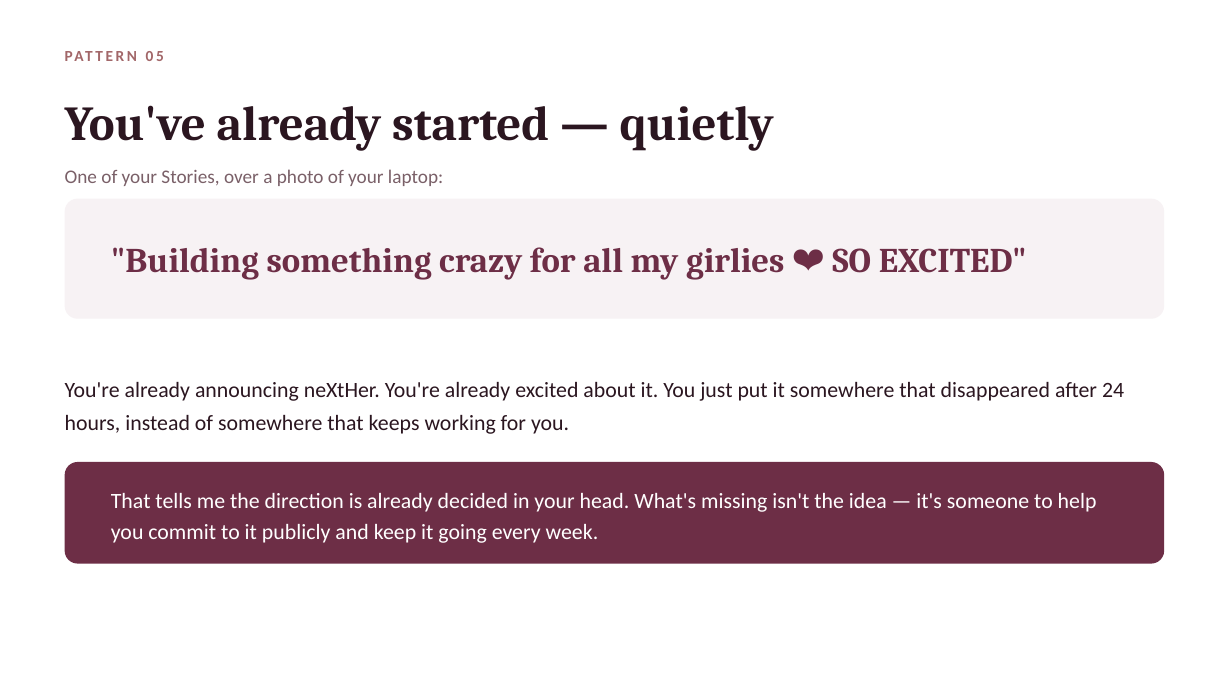
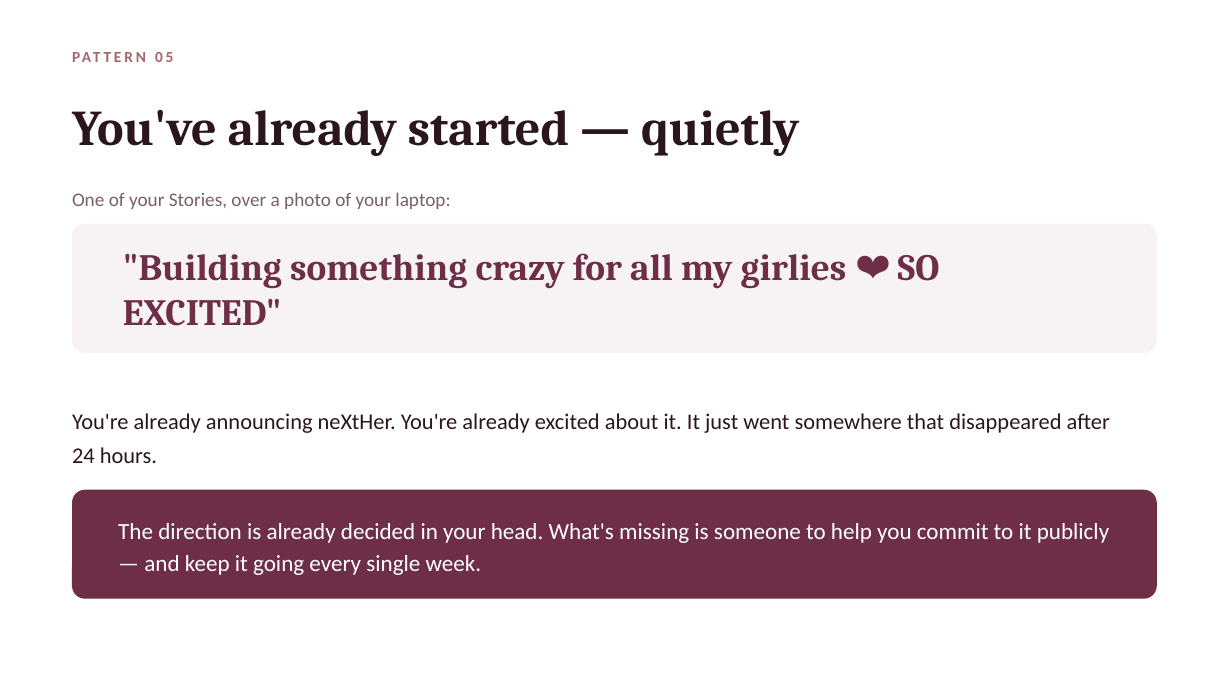
Before and after one commit to productionxin/Assets, a slide deck: slide 9 of clients/juhi-agarwal-nexther/neXtHer-What-I-Found.pptx. Drawn at 1232x693 pixels with LibreOffice and Linux fonts; fonts in the diff are those of the drawing. Boxes give left, top, right and bottom in pixels: in the first picture for what was removed or moved away, otherwise in the second. Text is boxed around its words. In the diff, an @@ line names an element or a change of style, - is before the commit and + after.

```diff
--- a/clients/juhi-agarwal-nexther/neXtHer-What-I-Found.pptx
+++ b/clients/juhi-agarwal-nexther/neXtHer-What-I-Found.pptx
@@ text "PATTERN 05": place and size @@
-text "PATTERN 05" at [65, 42, 1165, 69]
+text "PATTERN 05" at [72, 43, 1157, 70]
@@ text "PATTERN 05" at [72, 43, 1157, 70]: letter spacing 2 to 2.2 pt @@
@@ text "You've already started — quietly": place and size @@
-text "You've already started — quietly" at [65, 105, 774, 150]
+text "You've already started — quietly" at [72, 110, 799, 155]
@@ text "You've already started — quietly" at [72, 110, 799, 155]: size 38 to 39 pt; line spacing 44pt to 45pt @@
@@ text "One of your Stories, over ...": place and size @@
-text "One of your Stories, over ..." at [65, 169, 443, 186]
+text "One of your Stories, over ..." at [72, 192, 450, 209]
@@ rounded rectangle: place and size @@
-rounded rectangle at [65, 199, 1165, 319]
+rounded rectangle at [72, 224, 1157, 353]
@@ rounded rectangle at [72, 224, 1157, 353]: proportions changed @@
@@ text ""Building something crazy for all ...": place and size @@
-text ""Building something crazy for all ..." at [111, 247, 1027, 280]
+text ""Building something crazy for all ..." at [123, 253, 940, 326]
@@ text ""Building something crazy for all ..." at [123, 253, 940, 326]: size 27 to 29 pt @@
@@ text at [72, 413, 1110, 463]: text changed; size 17 to 17.5 pt @@
-You're already announcing neXtHer. You're already excited about it. You just put it somewhere that disappeared after 24 hours, instead of somewhere that keeps working for you.
+You're already announcing neXtHer. You're already excited about it. It just went somewhere that disappeared after 24 hours.
@@ rounded rectangle at [72, 490, 1157, 599]: proportions changed @@
@@ rounded rectangle: place and size @@
-rounded rectangle at [65, 462, 1165, 564]
+rounded rectangle at [72, 490, 1157, 599]
@@ text at [118, 523, 1109, 575]: text changed; size 17 to 18 pt @@
-That tells me the direction is already decided in your head. What's missing isn't the idea — it's someone to help you commit to it publicly and keep it going every week.
+The direction is already decided in your head. What's missing is someone to help you commit to it publicly — and keep it going every single week.
```
Also in this commit, not shown: 17 other slides changed, 3 slides added, 2 slides removed, 11 other files.
